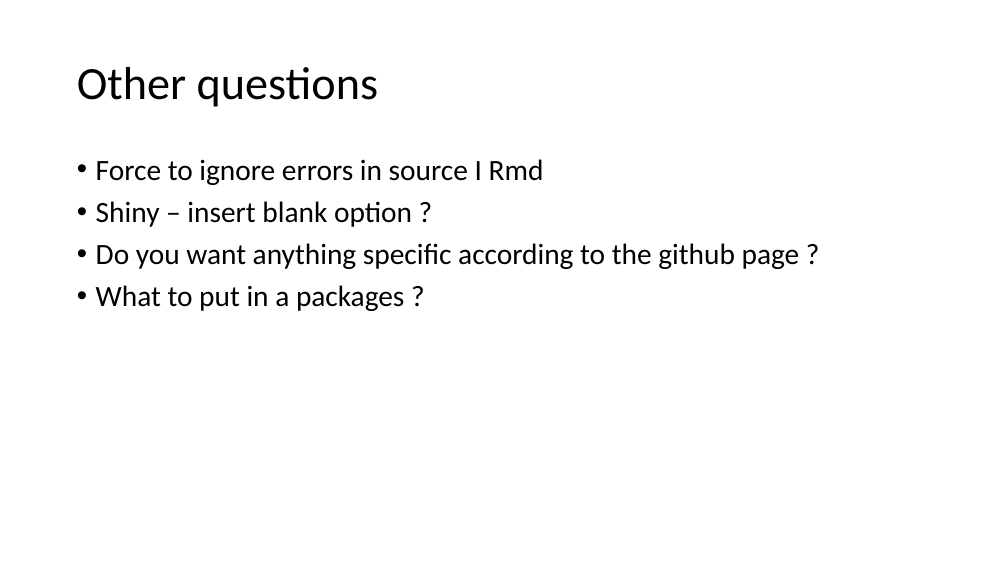
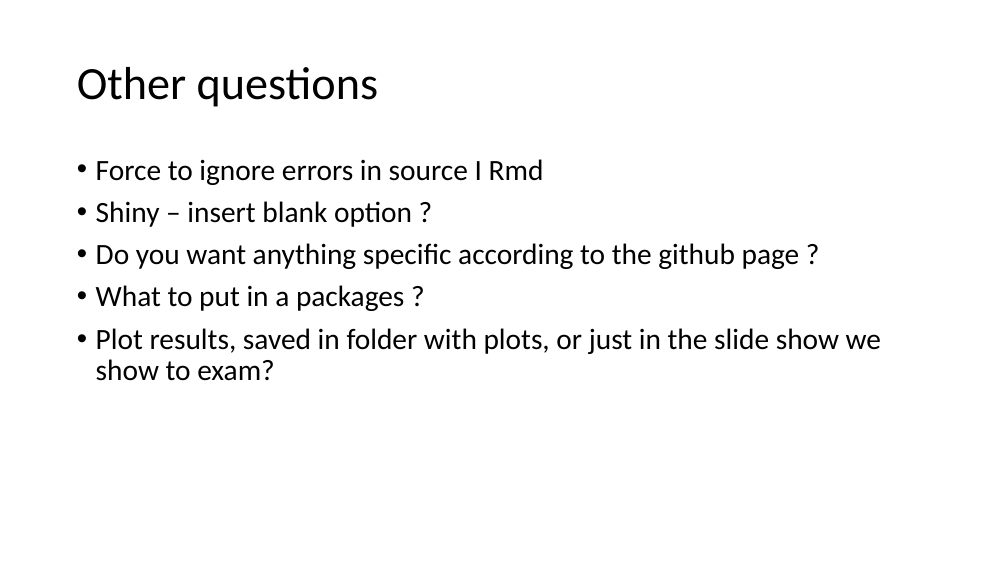
Before and after one commit to rforbiodatascience/2020_group01, a slide deck: slide 4 of Doc/questions_leon_group1_06_05_2020.pptx. Drawn at 1008x567 pixels with LibreOffice and Linux fonts; fonts in the diff are those of the drawing. Boxes give left, top, right and bottom in pixels: in the first picture for what was removed or moved away, otherwise in the second. Text is boxed around its words. In the diff, an @@ line names an element or a change of style, - is before the commit and + after.

```diff
--- a/Doc/questions_leon_group1_06_05_2020.pptx
+++ b/Doc/questions_leon_group1_06_05_2020.pptx
@@ text at <box>96,328,881,381</box>: paragraph added @@
+• Plot results, saved in folder with plots, or just in the slide show we show to exam?
```
Also in this commit, not shown: 3 other files.
